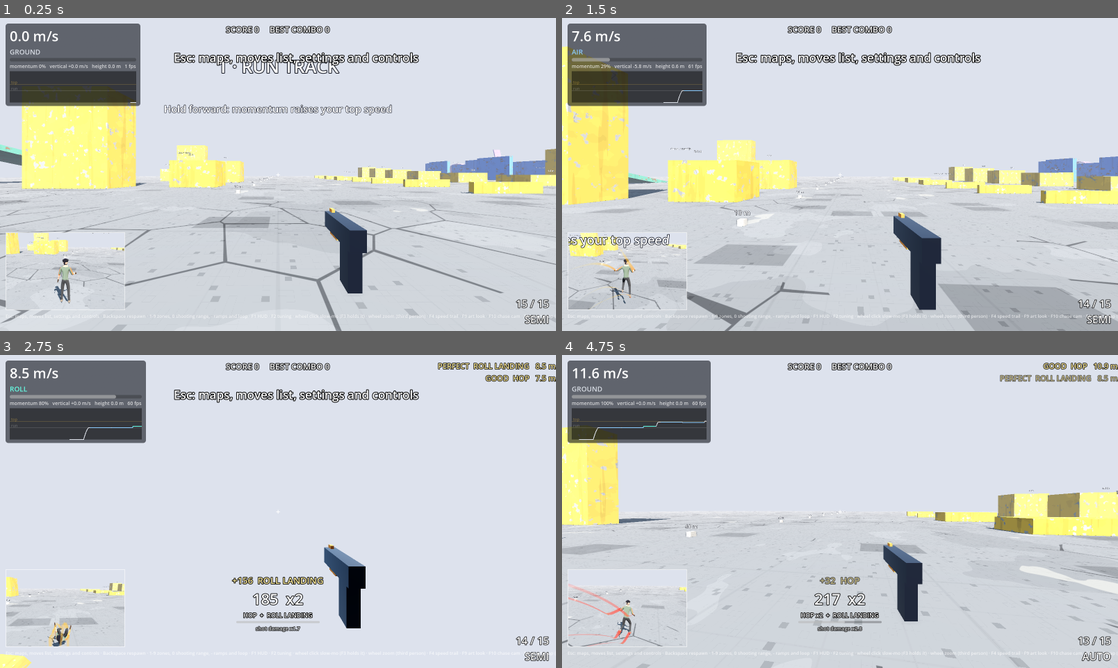
Above: before the commit, frames 1-4 (two rows, left to right).
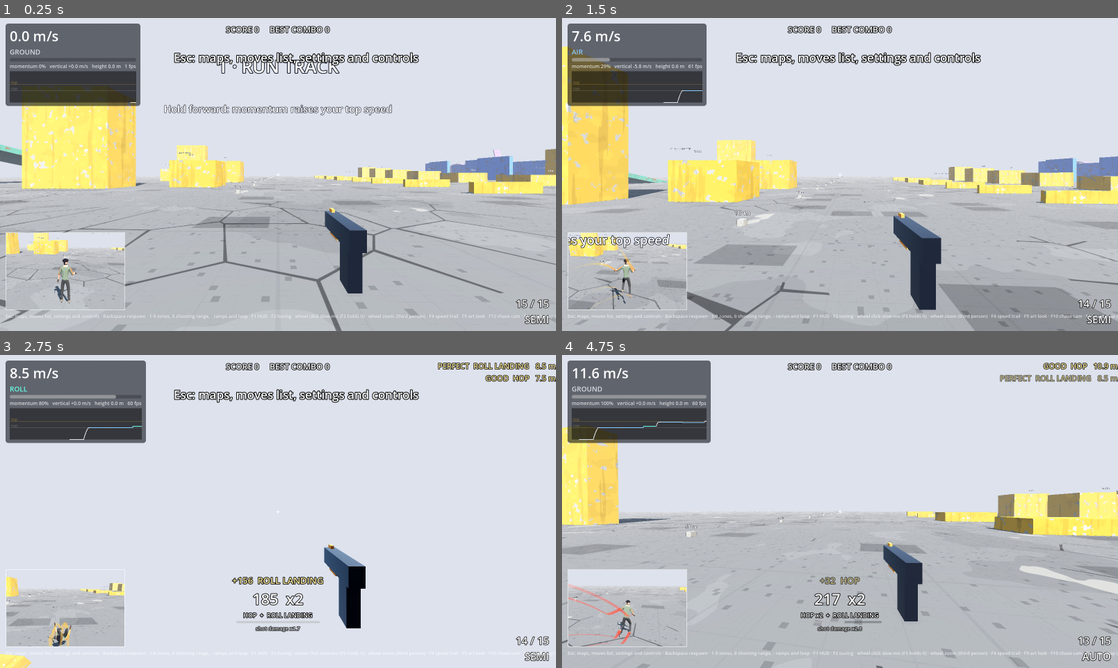
Above: after the commit, the same moments.

Repository: daxtinenichols/trickshot
Game: Godot game, scene res://levels/sandbox.tscn
Two runs of this game, one before a commit and one after it. Both use one fixed random seed, a clock stepped at 60 frames per second and the inputs below.
Inputs (mouse positions are in pixels of both pictures, inside the frame that each line leads up to):
- Up to frame 1 (0.25 s): no input
- Up to frame 2 (1.5 s): tap Enter at 0.5 s; move the mouse to (867, 174) at 0.52 s; hold Right mouse button (aim) 0.53-1.28 s; hold W (move_forward) from 0.53 s (still down); click (867, 174) at 0.67 s; tap Space (jump) at 0.77 s; move the mouse to (812, 174) at 1.27 s; tap Shift (boost) at 1.35 s
- Up to frame 3 (2.75 s): keep holding W (move_forward); tap Space (jump) at 1.52 s; move the mouse to (289, 505) at 2.02 s; hold Ctrl (crouch) from 2.03 s (still down)
- Up to frame 4 (4.75 s): keep holding W (move_forward); move the mouse to (834, 517) at 2.77 s; release Ctrl (crouch) at 2.78 s; click (834, 517) at 2.85 s; tap Space (jump) at 3.02, 3.77, 4.52 s; move the mouse to (878, 514) at 3.52 s; tap B (fire_mode) at 3.6 s; move the mouse to (795, 508) at 4.27 s; tap F (kick) at 4.35 s

The runs differ from the first frame. In frame 1, 35% of the frame differs, in the area x 0-100%, y 52-100%; in frame 2, 29%; in frame 3, 2.5%; in frame 4, 36%, in the area x 0-100%, y 50-100%.

Commit message:
Polished lighting: sky ambient, AO, ACES, bloom, soft shadows, softer bands
Moves the look from flat cel toward a polished, slightly more natural
render: sky-tinted ambient with SSAO, filmic tone mapping and a gentle
glow, a softer-edged sun shadow, cel bands blended a third of the way
toward smooth light, and less washed-out base colors. All environment
changes are remembered and restored when the art look is off.

Co-Authored-By: Claude Opus 5.5 (1M context) <noreply@anthropic.com>
Claude-Session: https://claude.ai/code/session_018cF8eSzfRZvcDTitFo28sA

Diff:
--- a/art/look/art_look.gd
+++ b/art/look/art_look.gd
@@ -32,13 +32,13 @@
 ## to run on, yellow to vault or climb, green to slide under), faded and
 ## weathered for the post-apocalyptic look.
 const PALETTE := {
-	"FLOOR": Color(0.46, 0.43, 0.40),
-	"NEUTRAL": Color(0.74, 0.69, 0.62),
-	"WALLRUN": Color(0.24, 0.50, 0.84),
-	"PARKOUR": Color(0.95, 0.70, 0.18),
-	"SLIDE": Color(0.28, 0.68, 0.50),
-	"SURFACE": Color(0.62, 0.42, 0.82),
-	"FACADE": Color(0.64, 0.60, 0.55),
+	"FLOOR": Color(0.40, 0.37, 0.34),
+	"NEUTRAL": Color(0.60, 0.56, 0.50),
+	"WALLRUN": Color(0.22, 0.45, 0.76),
+	"PARKOUR": Color(0.86, 0.60, 0.14),
+	"SLIDE": Color(0.25, 0.60, 0.45),
+	"SURFACE": Color(0.55, 0.37, 0.74),
+	"FACADE": Color(0.54, 0.50, 0.45),
 }
 
 ## Which wasteland.gdshader surface each kind uses, and its texture scale in
@@ -56,7 +56,7 @@
 
 ## Ambient (shadow) color and strength: warm gray, like light bounced off dust.
 const AMBIENT := Color(0.82, 0.74, 0.66)
-const AMBIENT_ENERGY := 0.55
+const AMBIENT_ENERGY := 0.3
 ## Hazy, dusty sky and fog.
 const SKY_TOP := Color(0.46, 0.50, 0.56)
 const SKY_HORIZON := Color(0.92, 0.76, 0.56)
@@ -213,53 +213,57 @@
 	var env := we.environment
 	if env == null or _env_backup.has(env):
 		return
-	_env_backup[env] = {
-		"ambient_light_source": env.ambient_light_source,
-		"ambient_light_color": env.ambient_light_color,
-		"ambient_light_energy": env.ambient_light_energy,
-		"ssao_enabled": env.ssao_enabled,
-		"tonemap_mode": env.tonemap_mode,
-		"fog_light_color": env.fog_light_color,
-		"fog_density": env.fog_density,
-		"fog_sky_affect": env.fog_sky_affect,
-		"fog_sun_scatter": env.fog_sun_scatter,
-		"adjustment_enabled": env.adjustment_enabled,
-		"adjustment_saturation": env.adjustment_saturation,
-	}
-	# Flat, warm ambient = the cel shadow color. No AO smudges.
-	env.ambient_light_source = Environment.AMBIENT_SOURCE_COLOR
-	env.ambient_light_color = AMBIENT
-	env.ambient_light_energy = AMBIENT_ENERGY
-	env.ssao_enabled = false
-	env.tonemap_mode = Environment.TONE_MAPPER_LINEAR
+	# Polished, a little more natural than flat cel: sky-tinted ambient with
+	# soft contact shadows (AO), filmic tone mapping and a gentle bloom on
+	# bright things (sky, muzzle flashes, sparks).
+	_look_set(env, "ambient_light_source", Environment.AMBIENT_SOURCE_SKY)
+	_look_set(env, "ambient_light_energy", AMBIENT_ENERGY)
+	_look_set(env, "ambient_light_sky_contribution", 0.65)
+	_look_set(env, "ambient_light_color", AMBIENT)
+	_look_set(env, "ssao_enabled", true)
+	_look_set(env, "ssao_radius", 1.4)
+	_look_set(env, "ssao_intensity", 1.6)
+	_look_set(env, "ssao_light_affect", 0.15)
+	_look_set(env, "tonemap_mode", Environment.TONE_MAPPER_ACES)
+	_look_set(env, "tonemap_exposure", 0.85)
+	_look_set(env, "glow_enabled", true)
+	_look_set(env, "glow_intensity", 0.55)
+	_look_set(env, "glow_bloom", 0.04)
+	_look_set(env, "glow_hdr_threshold", 1.1)
 	# Dust haze: thicker fog so distant ruins fade into the sky.
-	env.fog_light_color = FOG
-	env.fog_density = 0.0045
+	_look_set(env, "fog_light_color", FOG)
+	_look_set(env, "fog_density", 0.0045)
 	# Keep some sky gradient above the haze, and a glow around the sun.
-	env.fog_sky_affect = 0.35
-	env.fog_sun_scatter = 0.25
-	env.adjustment_enabled = true
-	env.adjustment_saturation = 0.92
+	_look_set(env, "fog_sky_affect", 0.35)
+	_look_set(env, "fog_sun_scatter", 0.25)
+	_look_set(env, "adjustment_enabled", true)
+	_look_set(env, "adjustment_saturation", 0.98)
+	_look_set(env, "adjustment_contrast", 1.12)
 	var sky_mat := env.sky.sky_material as ProceduralSkyMaterial if env.sky else null
 	if sky_mat:
-		_env_backup[sky_mat] = {
-			"sky_top_color": sky_mat.sky_top_color,
-			"sky_horizon_color": sky_mat.sky_horizon_color,
-			"ground_horizon_color": sky_mat.ground_horizon_color,
-			"ground_bottom_color": sky_mat.ground_bottom_color,
-		}
-		sky_mat.sky_top_color = SKY_TOP
-		sky_mat.sky_horizon_color = SKY_HORIZON
-		sky_mat.ground_horizon_color = SKY_HORIZON
-		sky_mat.ground_bottom_color = GROUND_BOTTOM
-
-
-## Low, warm sun through the dust.
+		_look_set(sky_mat, "sky_top_color", SKY_TOP)
+		_look_set(sky_mat, "sky_horizon_color", SKY_HORIZON)
+		_look_set(sky_mat, "ground_horizon_color", SKY_HORIZON)
+		_look_set(sky_mat, "ground_bottom_color", GROUND_BOTTOM)
+
+
+## Low, warm sun through the dust, with soft-edged shadows.
 func _restyle_sun(sun: DirectionalLight3D) -> void:
 	if _env_backup.has(sun):
 		return
-	_env_backup[sun] = {"light_color": sun.light_color}
-	sun.light_color = SUN
+	_look_set(sun, "light_color", SUN)
+	_look_set(sun, "light_energy", 1.55)
+	_look_set(sun, "light_angular_distance", 1.2)
+	_look_set(sun, "shadow_blur", 1.5)
+
+
+## Sets a property the look changes, remembering the original for F9.
+func _look_set(obj: Object, prop: String, value: Variant) -> void:
+	if not _env_backup.has(obj):
+		_env_backup[obj] = {}
+	if not _env_backup[obj].has(prop):
+		_env_backup[obj][prop] = obj.get(prop)
+	obj.set(prop, value)
 
 
 ## Adds outlines and speed lines to a player, plus the runner body and the
Not shown, changed: art/shaders/toon_light.gdshaderinc
